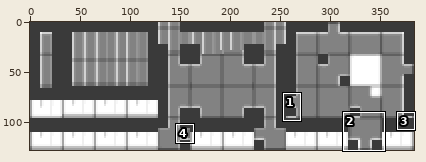
One commit to this sprite sheet: test.png. The picture above shows the old version from afar; the outline marks the close-up.
Close-up. The starting point:
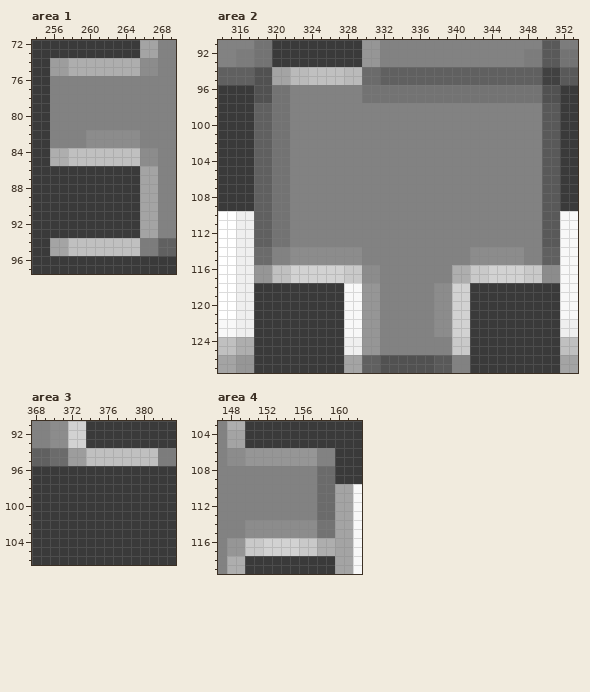
The file is 384x128 pixels. Colours within 5 levels of each other are drawn and written as one. Shown: area 1: x 254..269, y 72..97; area 2: x 314..353, y 91..127; area 3: x 368..383, y 91..106; area 4: x 147..162, y 103..119. The commit also changed other parts of the picture, which this record leaves out.
Now the later version:
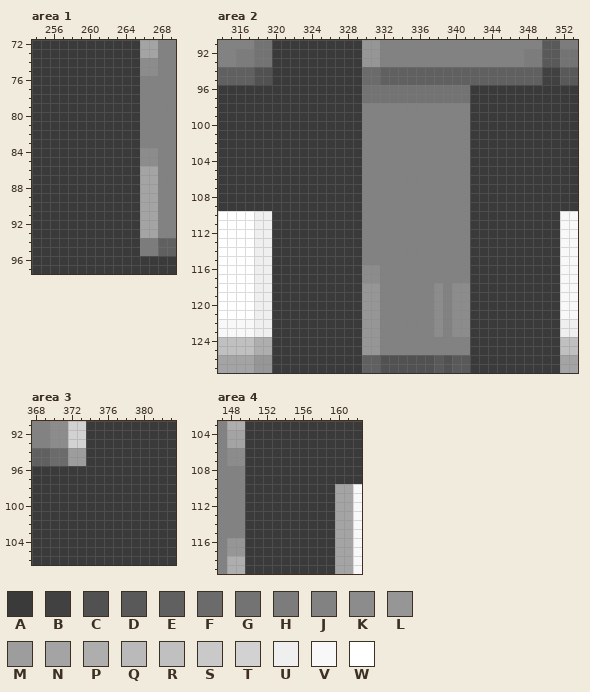
Palette (. is transparent): A #3a3a3a  B #414141  C #515151  D #595959  E #606060  F #6b6b6b  G #737373  H #7c7c7c  J #828282  K #8c8c8c  L #969696  M #9d9d9d  N #a4a4a4  P #aeaeae  Q #bababa  R #c0c0c0  S #c9c9c9  T #d2d2d2  U #efefef  V #f8f8f8  W #ffffff
Edits made:
--- area 1
@@ x 254..269 @@
 73 AAAAAAAAAAAANNJJ
-74 AAMMPPPPPPPPKKJJ
-75 AAMMPPPPPPPPKKJJ
-76 AAJJJJJJJJJJJJJJ
-77 AAJJJJJJJJJJJJJJ
-78 AAJJJJJJJJJJJJJJ
-79 AAJJJJJJJJJJJJJJ
-80 AAJJJJJJJJJJJJJJ
-81 AAJJJJJJJJJJJJJJ
-82 AAJJJJKKKKKKJJJJ
-83 AAJJJJKKKKKKJJJJ
-84 AAPPRRRRRRRRKKJJ
-85 AAPPRRRRRRRRKKJJ
+74 AAAAAAAAAAAAKKJJ
+75 AAAAAAAAAAAAKKJJ
+76 AAAAAAAAAAAAJJJJ
+77 AAAAAAAAAAAAJJJJ
+78 AAAAAAAAAAAAJJJJ
+79 AAAAAAAAAAAAJJJJ
+80 AAAAAAAAAAAAJJJJ
+81 AAAAAAAAAAAAJJJJ
+82 AAAAAAAAAAAAJJJJ
+83 AAAAAAAAAAAAJJJJ
+84 AAAAAAAAAAAAKKJJ
+85 AAAAAAAAAAAAKKJJ
 86 AAAAAAAAAAAANNJJ
@@ x 254..269 @@
 93 AAAAAAAAAAAANNJJ
-94 AANNRRRRRRRRHHEE
-95 AANNRRRRRRRRHHEE
+94 AAAAAAAAAAAAHHEE
+95 AAAAAAAAAAAAHHEE
 96 AAAAAAAAAAAAAAAA
--- area 2
@@ x 314..353 @@
  93 JJHHGGAAAAAAAAAALLJJJJJJJJJJJJJJJJHHDDGG
- 94 EEEECCNNQQRRRRQQFFEEEEEEEEEEEEEEEEEEBBDD
- 95 EEEECCNNQQRRRRQQFFEEEEEEEEEEEEEEEEEEBBDD
- 96 AAAACCGGJJJJJJJJGGGGGGGGGGGGGGGGGGGGCCAA
- 97 AAAACCGGJJJJJJJJGGGGGGGGGGGGGGGGGGGGCCAA
- 98 AAAAEEGGJJJJJJJJJJJJJJJJJJJJJJJJJJJJDDAA
- 99 AAAAEEGGJJJJJJJJJJJJJJJJJJJJJJJJJJJJDDAA
-100 AAAAEEGGJJJJJJJJJJJJJJJJJJJJJJJJJJJJDDAA
-101 AAAAEEGGJJJJJJJJJJJJJJJJJJJJJJJJJJJJDDAA
-102 AAAAEEGGJJJJJJJJJJJJJJJJJJJJJJJJJJJJDDAA
-103 AAAAEEGGJJJJJJJJJJJJJJJJJJJJJJJJJJJJDDAA
-104 AAAAEEGGJJJJJJJJJJJJJJJJJJJJJJJJJJJJDDAA
-105 AAAAEEGGJJJJJJJJJJJJJJJJJJJJJJJJJJJJDDAA
-106 AAAAEEGGJJJJJJJJJJJJJJJJJJJJJJJJJJJJDDAA
-107 AAAAEEGGJJJJJJJJJJJJJJJJJJJJJJJJJJJJDDAA
-108 AAAAEEGGJJJJJJJJJJJJJJJJJJJJJJJJJJJJDDAA
-109 AAAAEEGGJJJJJJJJJJJJJJJJJJJJJJJJJJJJDDAA
-110 WWUUEEGGJJJJJJJJJJJJJJJJJJJJJJJJJJJJDDVV
-111 WWUUEEGGJJJJJJJJJJJJJJJJJJJJJJJJJJJJDDVV
-112 WWUUEEGGJJJJJJJJJJJJJJJJJJJJJJJJJJJJDDVV
-113 WWUUEEGGJJJJJJJJJJJJJJJJJJJJJJJJJJJJDDVV
-114 WWUUFFJJKKKKKKKKJJJJJJJJJJJJKKKKKKJJEEVV
-115 WWUUFFJJKKKKKKKKJJJJJJJJJJJJKKKKKKJJEEVV
-116 WWUULLRRTTTTTTSSKKJJJJJJJJPPSSTTTTSSKKVV
-117 WWUULLRRTTTTTTSSKKJJJJJJJJPPSSTTTTSSKKVV
-118 WWUUAAAAAAAAAAVVLLJJJJJJKKTTAAAAAAAAAAVV
-119 WWUUAAAAAAAAAAVVLLJJJJJJKKTTAAAAAAAAAAVV
-120 WWUUAAAAAAAAAAVVLLJJJJJJKKTTAAAAAAAAAAVV
-121 WWUUAAAAAAAAAAVVLLJJJJJJKKTTAAAAAAAAAAVV
-122 VVUUAAAAAAAAAAVVLLJJJJJJKKTTAAAAAAAAAAUU
-123 VVUUAAAAAAAAAAVVLLJJJJJJKKTTAAAAAAAAAAUU
-124 RRPPAAAAAAAAAAUULLJJJJJJJJSSAAAAAAAAAARR
-125 RRPPAAAAAAAAAAUULLJJJJJJJJSSAAAAAAAAAARR
-126 NNLLAAAAAAAAAANNEECCCCCCDDJJAAAAAAAAAANN
-127 NNLLAAAAAAAAAANNEECCCCCCDDJJAAAAAAAAAANN
+ 94 EEEECCAAAAAAAAAAFFEEEEEEEEEEEEEEEEEEBBDD
+ 95 EEEECCAAAAAAAAAAFFEEEEEEEEEEEEEEEEEEBBDD
+ 96 AAAAAAAAAAAAAAAAGGGGGGGGGGGGAAAAAAAAAAAA
+ 97 AAAAAAAAAAAAAAAAGGGGGGGGGGGGAAAAAAAAAAAA
+ 98 AAAAAAAAAAAAAAAAJJJJJJJJJJJJAAAAAAAAAAAA
+ 99 AAAAAAAAAAAAAAAAJJJJJJJJJJJJAAAAAAAAAAAA
+100 AAAAAAAAAAAAAAAAJJJJJJJJJJJJAAAAAAAAAAAA
+101 AAAAAAAAAAAAAAAAJJJJJJJJJJJJAAAAAAAAAAAA
+102 AAAAAAAAAAAAAAAAJJJJJJJJJJJJAAAAAAAAAAAA
+103 AAAAAAAAAAAAAAAAJJJJJJJJJJJJAAAAAAAAAAAA
+104 AAAAAAAAAAAAAAAAJJJJJJJJJJJJAAAAAAAAAAAA
+105 AAAAAAAAAAAAAAAAJJJJJJJJJJJJAAAAAAAAAAAA
+106 AAAAAAAAAAAAAAAAJJJJJJJJJJJJAAAAAAAAAAAA
+107 AAAAAAAAAAAAAAAAJJJJJJJJJJJJAAAAAAAAAAAA
+108 AAAAAAAAAAAAAAAAJJJJJJJJJJJJAAAAAAAAAAAA
+109 AAAAAAAAAAAAAAAAJJJJJJJJJJJJAAAAAAAAAAAA
+110 WWWWUUAAAAAAAAAAJJJJJJJJJJJJAAAAAAAAAAVV
+111 WWWWUUAAAAAAAAAAJJJJJJJJJJJJAAAAAAAAAAVV
+112 WWWWUUAAAAAAAAAAJJJJJJJJJJJJAAAAAAAAAAVV
+113 WWWWUUAAAAAAAAAAJJJJJJJJJJJJAAAAAAAAAAVV
+114 WWWWUUAAAAAAAAAAJJJJJJJJJJJJAAAAAAAAAAVV
+115 WWWWUUAAAAAAAAAAJJJJJJJJJJJJAAAAAAAAAAVV
+116 WWWWUUAAAAAAAAAAKKJJJJJJJJJJAAAAAAAAAAVV
+117 WWWWUUAAAAAAAAAAKKJJJJJJJJJJAAAAAAAAAAVV
+118 WWWWUUAAAAAAAAAALLJJJJJJKJKKAAAAAAAAAAVV
+119 WWWWUUAAAAAAAAAALLJJJJJJKJKKAAAAAAAAAAVV
+120 WWWWUUAAAAAAAAAALLJJJJJJKJKKAAAAAAAAAAVV
+121 WWWWUUAAAAAAAAAALLJJJJJJKJKKAAAAAAAAAAVV
+122 VVVVUUAAAAAAAAAALLJJJJJJKJKKAAAAAAAAAAUU
+123 VVVVUUAAAAAAAAAALLJJJJJJKJKKAAAAAAAAAAUU
+124 RRRRPPAAAAAAAAAALLJJJJJJJJJJAAAAAAAAAARR
+125 RRRRPPAAAAAAAAAALLJJJJJJJJJJAAAAAAAAAARR
+126 NNNNLLAAAAAAAAAAEECCCCCCDCDDAAAAAAAAAANN
+127 NNNNLLAAAAAAAAAAEECCCCCCDCDDAAAAAAAAAANN
--- area 3
@@ x 368..383 @@
  93 JJKKTTAAAAAAAAAA
- 94 EEFFMMRRRRRRRRHH
- 95 EEFFMMRRRRRRRRHH
+ 94 EEFFMMAAAAAAAAAA
+ 95 EEFFMMAAAAAAAAAA
  96 AAAAAAAAAAAAAAAA
--- area 4
@@ x 147..162 @@
 105 JNNAAAAAAAAAAAAA
-106 JKKLLLLLLLLJJAAA
-107 JKKLLLLLLLLJJAAA
-108 JJJJJJJJJJJFFAAA
-109 JJJJJJJJJJJFFAAA
-110 JJJJJJJJJJJFFNNV
-111 JJJJJJJJJJJFFNNV
-112 JJJJJJJJJJJFFNNV
-113 JJJJJJJJJJJFFNNV
-114 JJJKKKKKKKKGGNNV
-115 JJJKKKKKKKKGGNNV
-116 JLLSSTTTTSSPPNNV
-117 JLLSSTTTTSSPPNNV
+106 JKKAAAAAAAAAAAAA
+107 JKKAAAAAAAAAAAAA
+108 JJJAAAAAAAAAAAAA
+109 JJJAAAAAAAAAAAAA
+110 JJJAAAAAAAAAANNV
+111 JJJAAAAAAAAAANNV
+112 JJJAAAAAAAAAANNV
+113 JJJAAAAAAAAAANNV
+114 JJJAAAAAAAAAANNV
+115 JJJAAAAAAAAAANNV
+116 JLLAAAAAAAAAANNV
+117 JLLAAAAAAAAAANNV
 118 JPPAAAAAAAAAANNV
Changed places in both close-ups, as pixel boxes (x1, y1, x2, y2):
changed: (50, 58, 140, 166)
changed: (50, 238, 140, 256)
changed: (236, 67, 362, 373)
changed: (443, 85, 560, 373)
changed: (86, 448, 176, 466)
changed: (245, 448, 335, 556)
